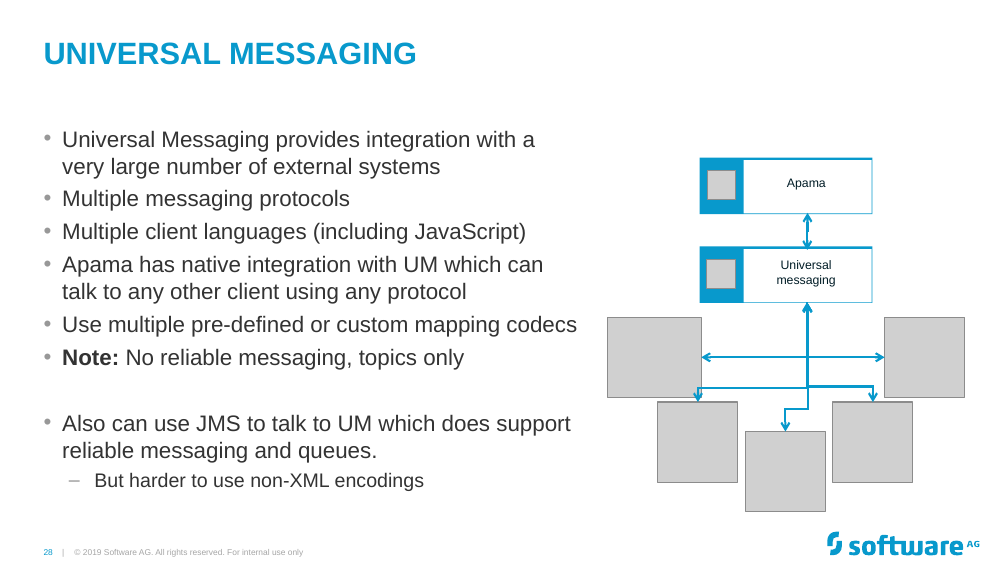
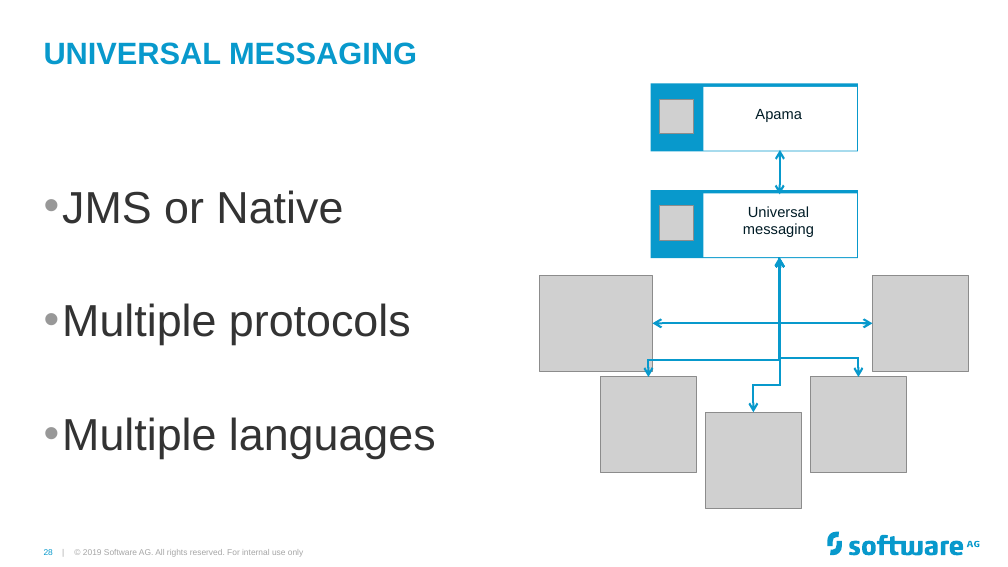
Before and after one commit to Cumulocity-IoT/apama-streaming-analytics-intro-training, a slide deck: slide 28 of Apama GAP Training.pptx. Drawn at 1008x567 pixels with LibreOffice and Linux fonts; fonts in the diff are those of the drawing; grey boxes stand for pictures; background and template pictures are left out. Boxes give left, top, right and bottom in pixels: in the first picture for what was removed or moved away, otherwise in the second. Text is boxed around its words. In the diff, an @@ line names an element or a change of style, - is before the commit and + after.

```diff
--- a/Apama GAP Training.pptx
+++ b/Apama GAP Training.pptx
@@ rectangle: place and size @@
-rectangle at [700, 157, 872, 214]
+rectangle at [650, 84, 858, 151]
@@ rectangle: place and size @@
-rectangle at [744, 160, 872, 214]
+rectangle at [704, 87, 857, 150]
@@ text "Apama" at [755, 109, 802, 122]: size 8.8 to 10.6 pt @@
@@ text "Apama": place and size @@
-text "Apama" at [787, 178, 826, 190]
+text "Apama" at [755, 109, 802, 122]
@@ picture: place and size @@
-picture at [708, 170, 737, 200]
+picture at [659, 99, 694, 133]
@@ elbow double arrow moved from (807, 213) - (807, 250) to (780, 150) - (779, 195) @@
@@ text at [62, 190, 436, 459]: text changed; size 16 to 32 pt @@
-• Universal Messaging provides integration with a very large number of external systems
-• Multiple messaging protocols
-• Multiple client languages (including JavaScript)
-• Apama has native integration with UM which can talk to any other client using any protocol
-• Use multiple pre-defined or custom mapping codecs
-• Note: No reliable messaging, topics only
-• Also can use JMS to talk to UM which does support reliable messaging and queues.
-  – But harder to use non-XML encodings
+• JMS or Native
+• Multiple protocols
+• Multiple languages
@@ rectangle: place and size @@
-rectangle at [700, 246, 872, 302]
+rectangle at [650, 191, 858, 258]
@@ picture: place and size @@
-picture at [707, 259, 736, 287]
+picture at [659, 206, 694, 240]
@@ rectangle: place and size @@
-rectangle at [744, 249, 872, 302]
+rectangle at [704, 194, 857, 257]
@@ text "Universal messaging": place and size @@
-text "Universal messaging" at [777, 260, 836, 287]
+text "Universal messaging" at [743, 206, 814, 237]
@@ text "Universal messaging" at [743, 206, 814, 237]: size 8.8 to 10.6 pt @@
@@ elbow double arrow moved from (807, 302) - (698, 402) to (779, 257) - (648, 377) @@
@@ elbow double arrow moved from (807, 303) - (702, 358) to (780, 258) - (652, 324) @@
@@ elbow double arrow moved from (807, 303) - (785, 431) to (780, 258) - (753, 412) @@
@@ elbow arrow moved from (807, 302) - (873, 402) to (779, 257) - (859, 377) @@
@@ elbow double arrow moved from (807, 303) - (885, 358) to (780, 258) - (873, 324) @@
@@ picture added at [539, 275, 652, 371] @@
@@ picture: place and size @@
-picture at [885, 318, 965, 397]
+picture at [873, 275, 969, 371]
@@ picture removed at [608, 318, 702, 397] @@
@@ picture: place and size @@
-picture at [658, 402, 738, 482]
+picture at [601, 377, 697, 473]
@@ picture: place and size @@
-picture at [833, 402, 912, 482]
+picture at [810, 377, 906, 473]
@@ picture: place and size @@
-picture at [745, 431, 825, 511]
+picture at [706, 412, 801, 508]
```
Also in this commit, not shown: 20 other slides changed, 2 slides added.
